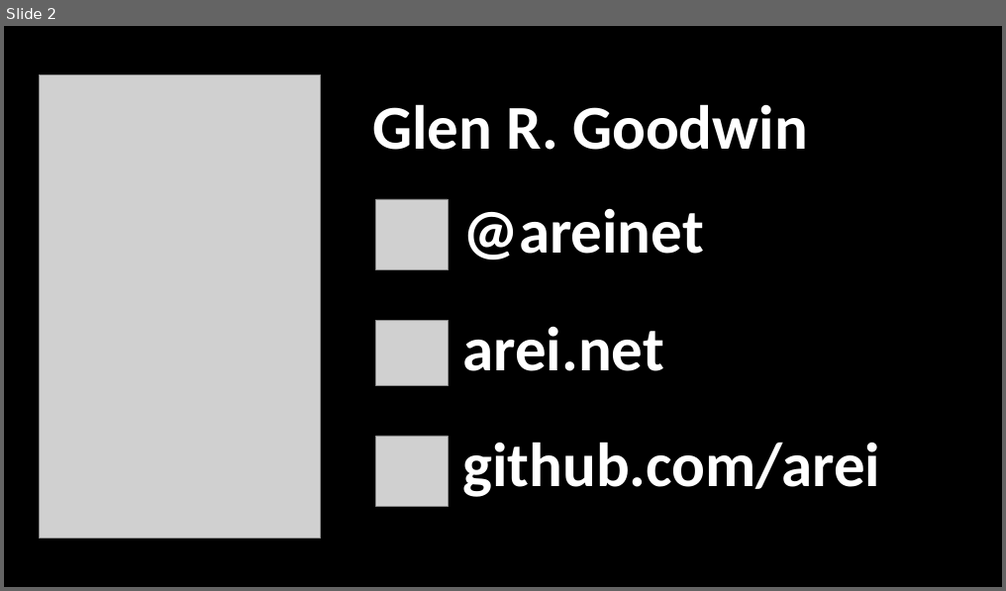
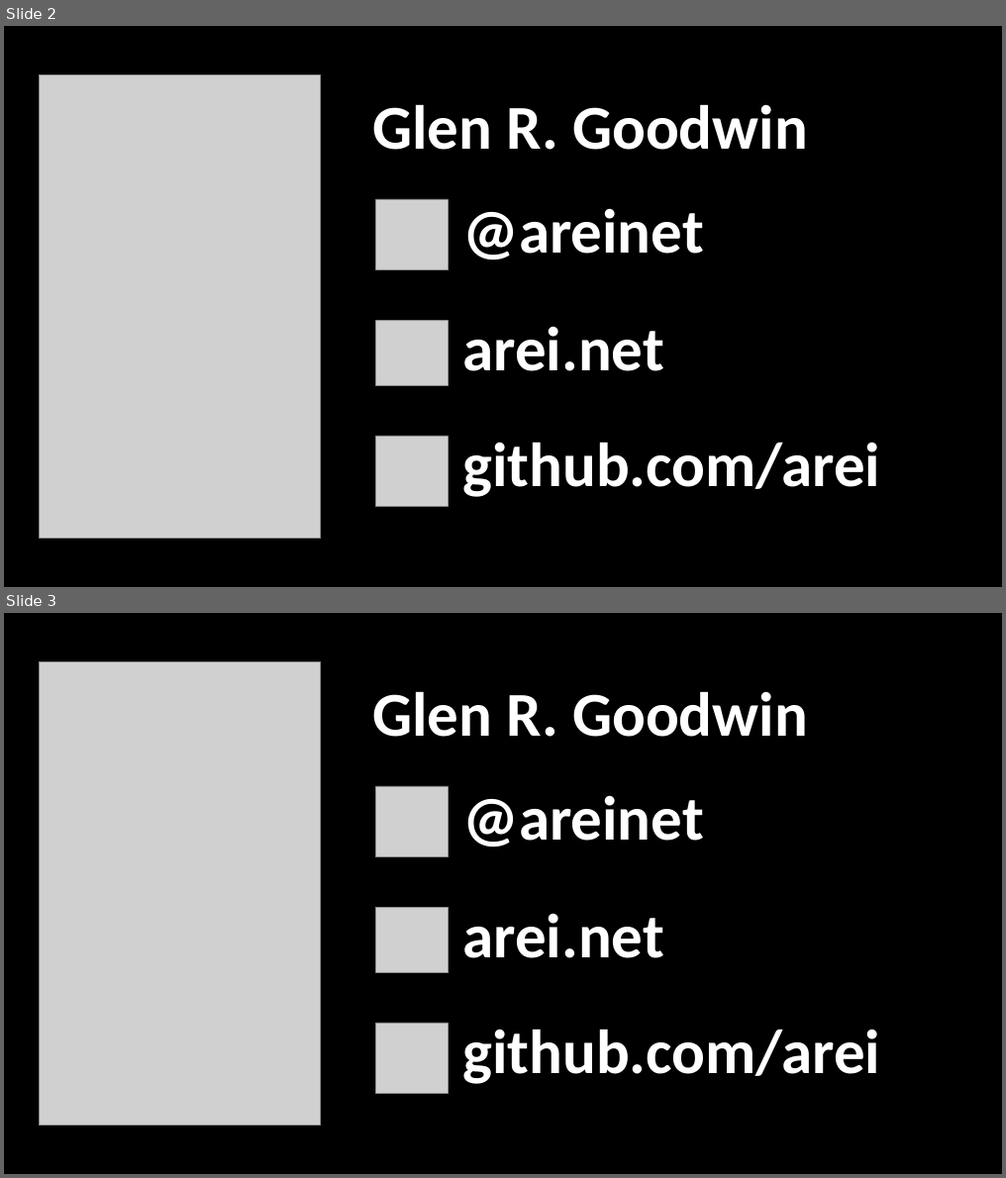
Before and after one commit to arei/talks, a slide deck: BuildingAwesome/BuildingAwesome.pptx. Shown one above the other, each under a label of ours: slide 2 before the commit, slides 2 and 3 after it. The pictures are 1006x591 and 1006x1178 pixels, drawn with LibreOffice and Linux fonts; fonts in the diff are those of the drawing; grey boxes stand for pictures. Boxes give left, top, right and bottom in pixels: in the first picture for what was removed or moved away, otherwise in the second. Text is boxed around its words. In the diff, an @@ line names an element or a change of style, - is before the commit and + after.

```diff
--- a/BuildingAwesome/BuildingAwesome.pptx
+++ b/BuildingAwesome/BuildingAwesome.pptx
@@ slide 3 added at (4,613,1002,1174), background #000000 @@
@@ picture added at (40,663,321,1126) @@
@@ text added at (372,691,808,737), 60 pt, text #FFFFFF, bold @@
+Glen R. Goodwin
@@ group added at (376,786,881,1094): 3 texts, 3 pictures @@
+@areinet
+arei.net
+github.com/arei
```
Also in this commit, not shown: 3 slides changed, 2 other slides added.
